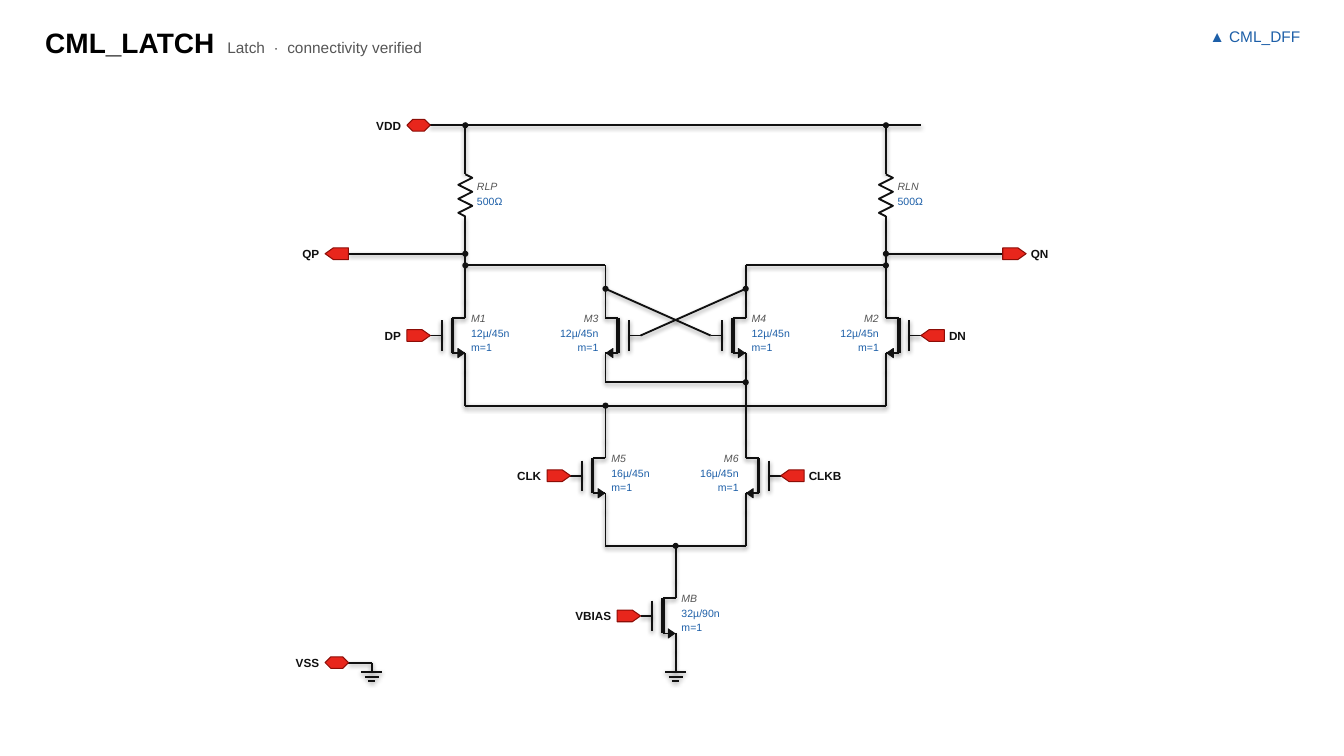
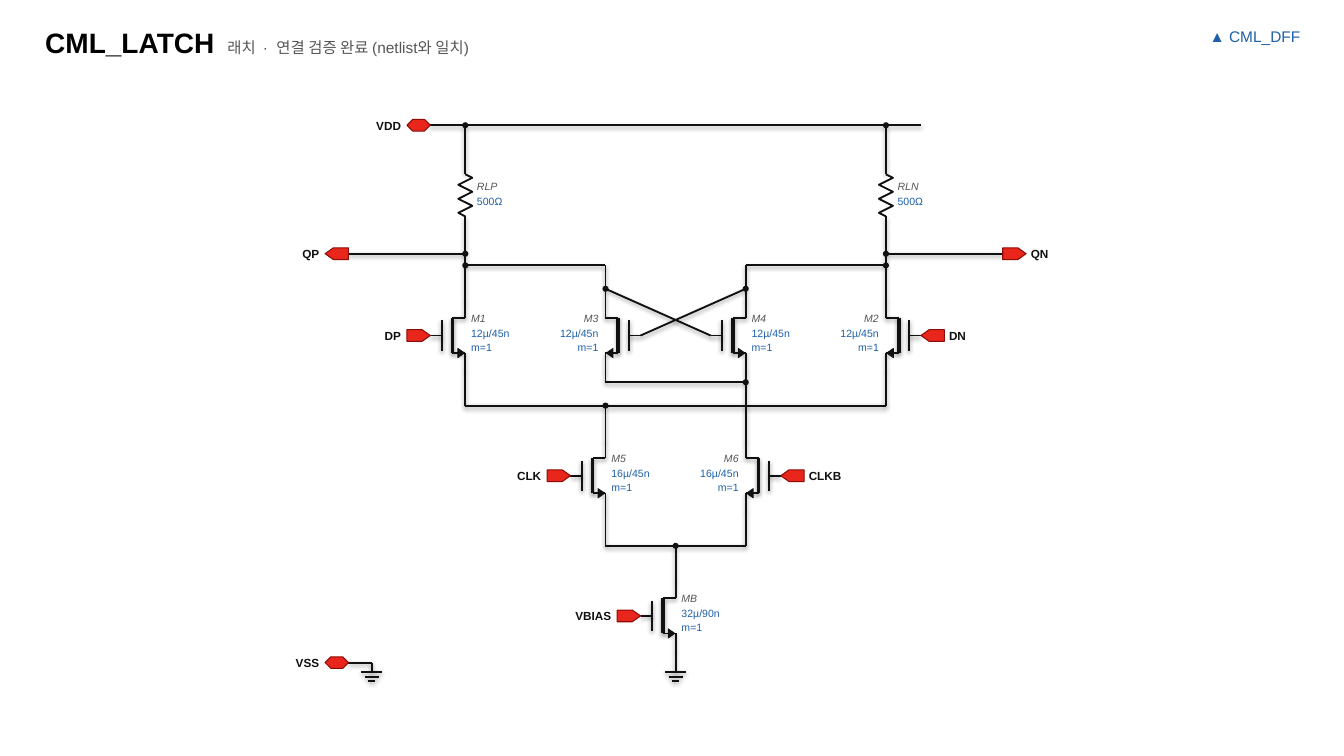
Before and after one commit to jmseo16/etf-dashboard, a slide deck: slide 6 of examples/input_buffer_system_schematic.pptx. Drawn at 1344x756 pixels with LibreOffice and Linux fonts; fonts in the diff are those of the drawing. Boxes give left, top, right and bottom in pixels: in the first picture for what was removed or moved away, otherwise in the second. Text is boxed around its words. In the diff, an @@ line names an element or a change of style, - is before the commit and + after.

```diff
--- a/examples/input_buffer_system_schematic.pptx
+++ b/examples/input_buffer_system_schematic.pptx
@@ text at (45, 33, 469, 57): text changed @@
-CML_LATCH Latch · connectivity verified
+CML_LATCH 래치 · 연결 검증 완료 (netlist와 일치)
```
Also in this commit, not shown: 5 other slides changed, 14 other files.
